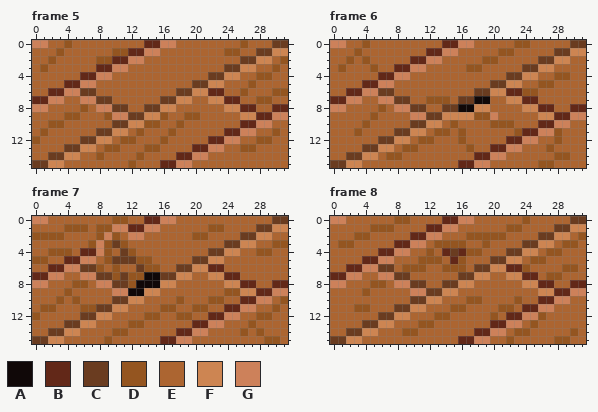
Two versions of one pixel-art file, project/raw_assets/source/Wood_Floor.ase. Above, as it was before the edit.
32x16 pixels, 9 frames. Colours within 5 levels of each other are drawn and written as one. Shown: frame 5, frame 6, frame 7, frame 8. The commit also changed other frames, which this record leaves out.
Palette (. is transparent): A #100808  B #622818  C #6a3c20  D #945520  E #ac6531  F #cd8552  G #cd815a
After the commit:
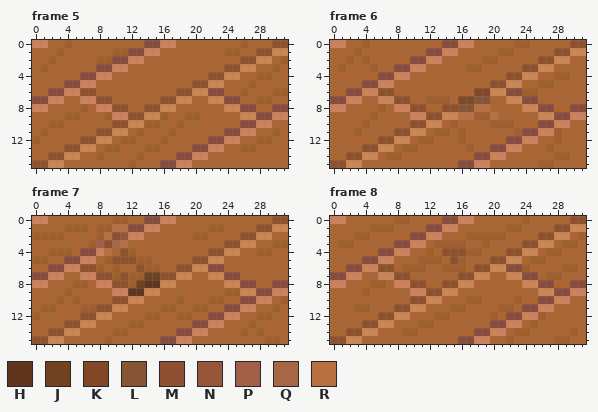
Colours new in this view: H #5f351e  J #714221  K #814827  L #855536  M #8e4f32  N #975638  P #a36048  Q #a76744  R #b97041
Author's note on the commit: Updated floor tiles & Room
Difference:
{"change": "layer \"Details\" opacity 100% -> 38%"}
{"colour":"B","old":"#622818","new":"#8a4c3d"}
{"colour":"C","old":"#6a3c20","new":"#8f502c"}
{"colour":"D","old":"#945520","new":"#a35f2b"}
{"where": "frame 6"}
{"frame":6,"y":6,"x":18,"old":"CC","new":"KK"}
{"frame":6,"y":7,"x":16,"old":"CCAA","new":"KKLL"}
{"frame":6,"y":8,"x":16,"old":"AAFF","new":"LLRR"}
{"frame":6,"y":9,"x":16,"old":"FF","new":"RR"}
{"frame":6,"y":9,"x":20,"old":"G","new":"R"}
{"where": "frame 7"}
{"frame":7,"y":1,"x":10,"old":"GG","new":"RR"}
{"frame":7,"y":2,"x":9,"old":"GDE","new":"RMN"}
{"frame":7,"y":3,"x":8,"old":"GDCD","new":"PMQR"}
{"frame":7,"y":4,"x":9,"old":"D","new":"R"}
{"frame":7,"y":7,"x":14,"old":"AA","new":"JJ"}
{"frame":7,"y":8,"x":13,"old":"AAA","new":"JHH"}
{"frame":7,"y":9,"x":12,"old":"AA","new":"HH"}
{"where": "frame 8"}
{"frame":8,"y":4,"x":14,"old":"B","new":"C"}
{"frame":8,"y":4,"x":16,"old":"B","new":"C"}
{"frame":8,"y":5,"x":15,"old":"B","new":"C"}
{"label":"changed","picture_box":[32,40,288,168]}
{"label":"changed","picture_box":[330,40,586,168]}
{"label":"changed","picture_box":[32,216,288,344]}
{"label":"changed","picture_box":[330,216,586,344]}
